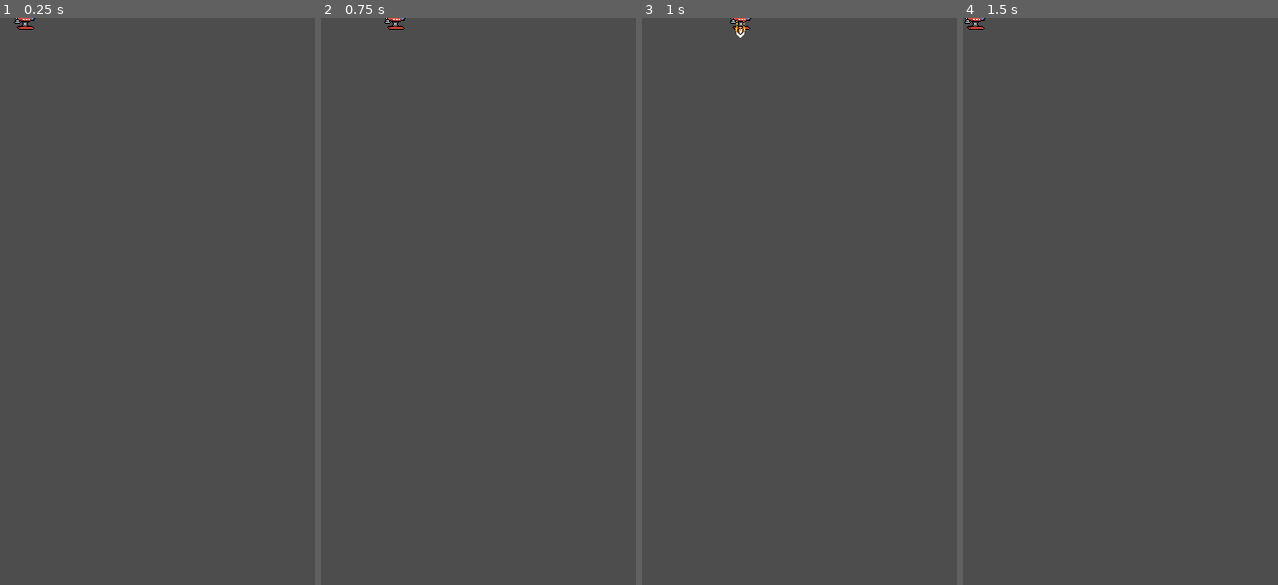
Above: before the commit, frames 1-4 (left to right).
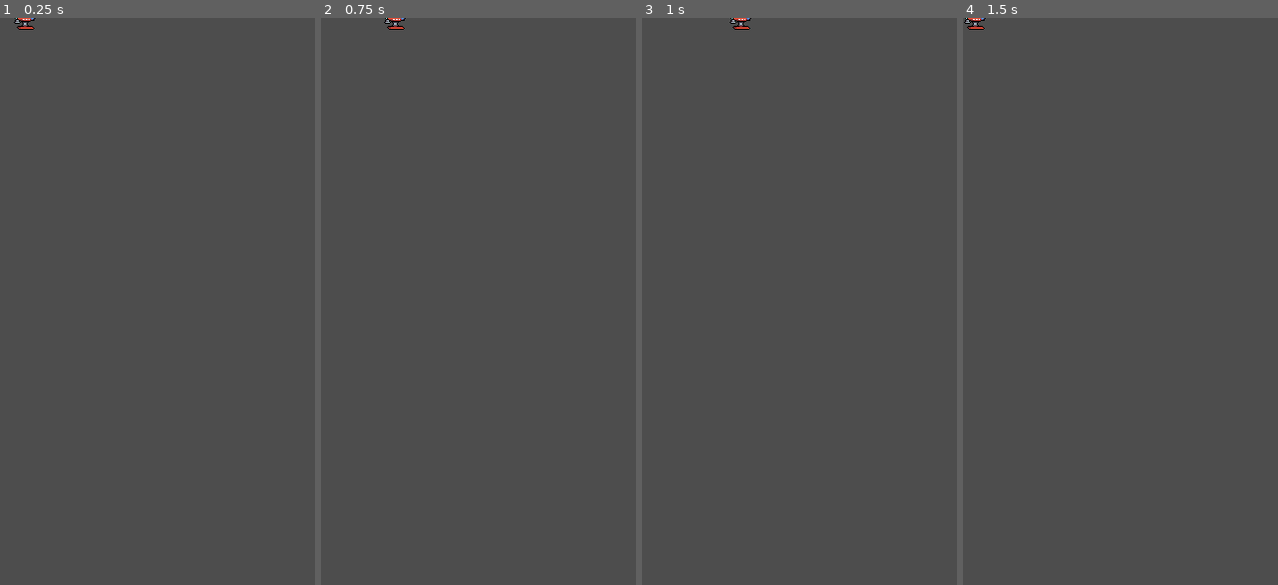
Above: after the commit, the same moments.

Repository: Sunny-Days-Ahead/Project-Iron
Game: Godot game, scene res://Scenes/Actors/PirateAlpha/pirate_alpha.tscn
The game is run twice, just before and just after one commit, with the same random seed, the same clock (stepped at 60 frames per second) and the same inputs. This scene is started directly instead of the project's main scene.
Inputs:
- Up to frame 1 (0.25 s): no input
- Up to frame 2 (0.75 s): tap Enter (ui_accept) at 0.5 s; hold D (moveRight) from 0.53 s (still down); hold Space (shoot) from 0.53 s (still down)
- Up to frame 3 (1 s): keep holding D (moveRight); keep holding Space (shoot); tap Enter (ui_accept) at 0.77 s
- Up to frame 4 (1.5 s): release D (moveRight) at 1.28 s; release Space (shoot) at 1.28 s; hold S (moveDown) from 1.28 s (still down); tap R at 1.35 s

Frames 1-2 are identical in both runs. In frame 3, less than 0.1% of the frame differs, in the area x 29-33%, y 0-4%; in frame 4, nothing differs.
Error after the commit: Cannot call method 'add_child' on a null value. (res://Scenes/Projectiles/bullet.gd:33)

Commit message:
Enemy Bullet SFX

Diff:
--- a/Globals/Global.gd
+++ b/Globals/Global.gd
@@ -22,6 +22,7 @@
 var main_node : Node
 var stage_node : Node
 var player_node : CharacterBody2D
+var bullet_container : Node
 var ui_node : Node
 
 # Window variables
--- a/Scenes/Actors/PirateAlpha/pirate_alpha.gd
+++ b/Scenes/Actors/PirateAlpha/pirate_alpha.gd
@@ -24,3 +24,6 @@
 	bulletNode.direction = Vector2.DOWN
 	bulletNode.speed = 200.0
 	bulletNode.damage = 1
+
+func _on_spawner_spawned(entity: Node) -> void:
+	%BulletSFX.playJitter()
--- a/Scenes/Actors/PirateAlpha/pirate_alpha.tscn
+++ b/Scenes/Actors/PirateAlpha/pirate_alpha.tscn
@@ -7,6 +7,8 @@
 [ext_resource type="Script" uid="uid://bc1bysnspv2xu" path="res://Components/HurtBox.gd" id="5_0pqlq"]
 [ext_resource type="Script" uid="uid://dbgqt4twdptii" path="res://Components/Spawner.gd" id="6_0pqlq"]
 [ext_resource type="PackedScene" uid="uid://k6phmbhftrdq" path="res://Scenes/Projectiles/Bullet.tscn" id="6_kh0dm"]
+[ext_resource type="AudioStream" uid="uid://bpkl1ku3h8t1a" path="res://Assets/SFX/laserSmall_000.ogg" id="8_f2qte"]
+[ext_resource type="Script" uid="uid://cv6wgnyjde582" path="res://Components/AudioJitterPlayer.gd" id="9_0dp6n"]
 
 [sub_resource type="Curve2D" id="Curve2D_rhnia"]
 _data = {
@@ -74,4 +76,13 @@
 [node name="BulletSpawnPosition" type="Marker2D" parent="PirateAlpha/Sprite2D"]
 position = Vector2(12, -5.2453663e-07)
 
+[node name="BulletSFX" type="AudioStreamPlayer" parent="PirateAlpha/Sprite2D"]
+unique_name_in_owner = true
+stream = ExtResource("8_f2qte")
+script = ExtResource("9_0dp6n")
+jitter = 0.2
+basePitchScale = 1.5
+metadata/_custom_type_script = "uid://cv6wgnyjde582"
+
+[connection signal="spawned" from="PirateAlpha/Sprite2D/Spawner" to="." method="_on_spawner_spawned"]
 [connection signal="died" from="PirateAlpha/Sprite2D/HealthComponent" to="." method="_on_health_component_died"]
--- a/Scenes/Actors/PirateCharlie/pirate_charlie.gd
+++ b/Scenes/Actors/PirateCharlie/pirate_charlie.gd
@@ -23,3 +23,6 @@
 	bulletNode.direction = Vector2.DOWN
 	bulletNode.speed = 200.0
 	bulletNode.damage = 1
+
+func _on_spawner_spawned(entity: Node) -> void:
+	%BulletSFX.playJitter()
--- a/Scenes/Actors/PirateCharlie/pirate_charlie.tscn
+++ b/Scenes/Actors/PirateCharlie/pirate_charlie.tscn
@@ -7,6 +7,8 @@
 [ext_resource type="Script" uid="uid://dr061mb2blql5" path="res://Components/HealthComponent.gd" id="4_0amip"]
 [ext_resource type="Script" uid="uid://dbgqt4twdptii" path="res://Components/Spawner.gd" id="6_0amip"]
 [ext_resource type="PackedScene" uid="uid://k6phmbhftrdq" path="res://Scenes/Projectiles/Bullet.tscn" id="7_4xwbh"]
+[ext_resource type="AudioStream" uid="uid://bpkl1ku3h8t1a" path="res://Assets/SFX/laserSmall_000.ogg" id="8_jswbd"]
+[ext_resource type="Script" uid="uid://cv6wgnyjde582" path="res://Components/AudioJitterPlayer.gd" id="9_l6vol"]
 
 [sub_resource type="RectangleShape2D" id="RectangleShape2D_qb135"]
 size = Vector2(28, 25)
@@ -62,4 +64,14 @@
 autoSpawn = true
 metadata/_custom_type_script = "uid://dbgqt4twdptii"
 
+[node name="BulletSFX" type="AudioStreamPlayer" parent="."]
+unique_name_in_owner = true
+stream = ExtResource("8_jswbd")
+pitch_scale = 1.5
+script = ExtResource("9_l6vol")
+jitter = 0.2
+basePitchScale = 1.5
+metadata/_custom_type_script = "uid://cv6wgnyjde582"
+
 [connection signal="died" from="Sprite2D/HurtBox/HealthComponent" to="." method="_on_health_component_died"]
+[connection signal="spawned" from="Sprite2D/Spawner" to="." method="_on_spawner_spawned"]
--- a/Scenes/Main.tscn
+++ b/Scenes/Main.tscn
@@ -35,6 +35,9 @@
 [node name="Stage" type="Node" parent="."]
 unique_name_in_owner = true
 script = ExtResource("3_4kpch")
+
+[node name="Bullets" type="Node" parent="."]
+unique_name_in_owner = true
 
 [node name="Player" parent="." instance=ExtResource("2_kln2b")]
 unique_name_in_owner = true
--- a/Scenes/Projectiles/bullet.gd
+++ b/Scenes/Projectiles/bullet.gd
@@ -29,6 +29,9 @@
 
 	global_rotation = direction.angle()
 
+	self.get_parent().remove_child(self)
+	Global.bullet_container.add_child(self)
+
 # Called every frame. 'delta' is the elapsed time since the previous frame.
 func _process(delta: float) -> void:
 	global_position += direction * speed * delta
--- a/Scenes/main.gd
+++ b/Scenes/main.gd
@@ -12,6 +12,7 @@
 	Global.stage_node = %Stage
 	Global.player_node = %Player
 	Global.ui_node = %UI
+	Global.bullet_container = %Bullets
 
 func change_stage(new_stage_path : String) -> void:
 	# queue_free on all of the children inside of the Stage container
Not shown: 1 places in Scenes/Actors/PirateAlpha/pirate_alpha.tscn that only renumber resources
Not shown: 1 places in Scenes/Actors/PirateCharlie/pirate_charlie.tscn that only renumber resources
